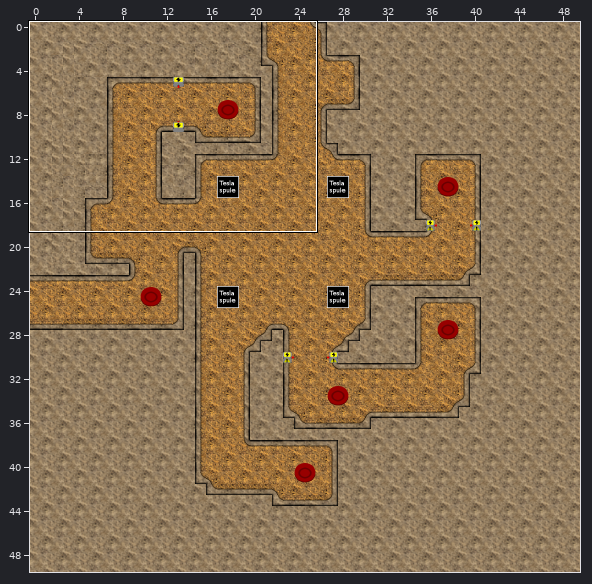
Tiled map: assets/test.tmx. Above: a wide view before the commit, with the close-up outlined.
Close-up. As it was:
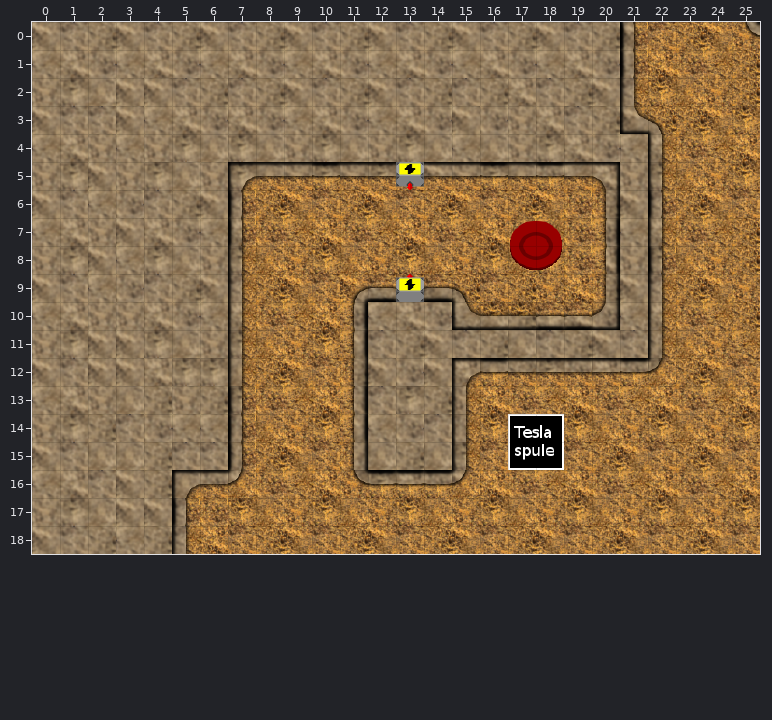
Cells are 32x32 px. Shown: x 0..25, y 0..18. The commit also changed other parts of the map, which this record leaves out.
And afterwards:
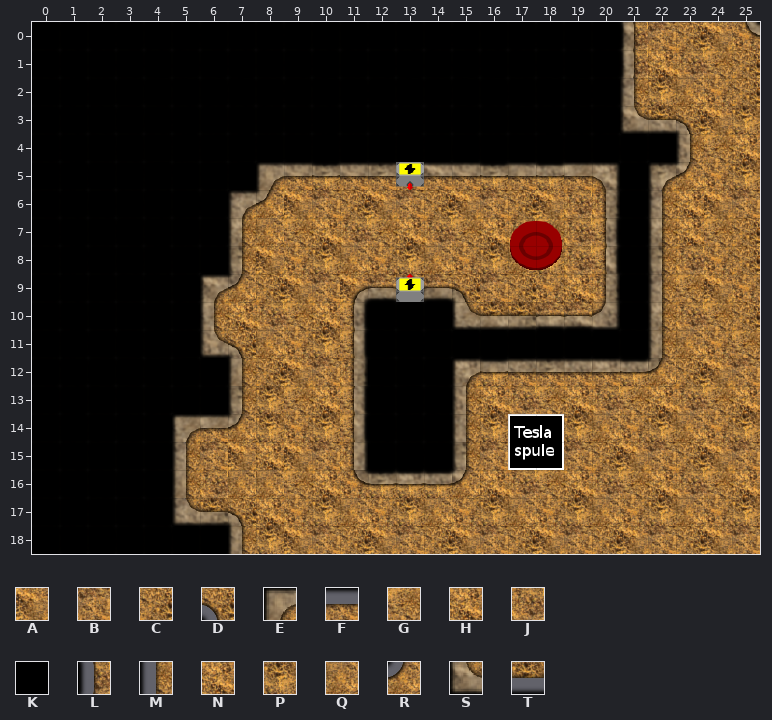
Key: from "tilemap": A 132, B 133, C 134, D 137, E 138, F 139, G 164, H 165, J 166, K 168, L 169, M 170, N 171, P 197, Q 198, R 201, S 202, T 203.
_ is an empty cell.
See-through tiles are keyed as they look on the map.
Difference:
{"where": "layer \"ground-deco\""}
{"y":0,"x":0,"old":"_____________________","new":"KKKKKKKKKKKKKKKKKKKKK"}
{"y":1,"x":0,"old":"_____________________","new":"KKKKKKKKKKKKKKKKKKKKK"}
{"y":2,"x":0,"old":"_____________________","new":"KKKKKKKKKKKKKKKKKKKKK"}
{"y":3,"x":0,"old":"_____________________","new":"KKKKKKKKKKKKKKKKKKKKK"}
{"y":3,"x":22,"old":"DC","new":"TD"}
{"y":4,"x":0,"old":"______________________MJ","new":"KKKKKKKKKKKKKKKKKKKKKKKM"}
{"y":5,"x":0,"old":"_______EF","new":"KKKKKKKKE"}
{"y":5,"x":21,"old":"_MQ","new":"KER"}
{"y":6,"x":0,"old":"_______LC","new":"KKKKKKKER"}
{"y":6,"x":21,"old":"_LC","new":"KMN"}
{"y":7,"x":0,"old":"_______LJ","new":"KKKKKKKMQ"}
{"y":7,"x":21,"old":"_","new":"K"}
{"y":7,"x":23,"old":"J","new":"H"}
{"y":8,"x":0,"old":"_______","new":"KKKKKKK"}
{"y":8,"x":8,"old":"Q","new":"A"}
{"y":8,"x":21,"old":"_LQ","new":"KMJ"}
{"y":9,"x":0,"old":"_______M","new":"KKKKKKER"}
{"y":9,"x":21,"old":"_","new":"K"}
{"y":9,"x":23,"old":"C","new":"G"}
{"y":10,"x":0,"old":"_______M","new":"KKKKKKMN"}
{"y":10,"x":12,"old":"___","new":"KKK"}
{"y":10,"x":21,"old":"_","new":"K"}
{"y":11,"x":0,"old":"_______M","new":"KKKKKKSD"}
{"y":11,"x":12,"old":"__________","new":"KKKKKKKKKK"}
{"y":12,"x":0,"old":"_______","new":"KKKKKKK"}
{"y":12,"x":12,"old":"___","new":"KKK"}
{"y":13,"x":0,"old":"_______LJ","new":"KKKKKKKMP"}
{"y":13,"x":12,"old":"___","new":"KKK"}
{"y":14,"x":0,"old":"_______LQ","new":"KKKKKEFRP"}
{"y":14,"x":12,"old":"___","new":"KKK"}
{"y":15,"x":0,"old":"_______LC","new":"KKKKKMBAH"}
{"y":15,"x":12,"old":"___","new":"KKK"}
{"y":16,"x":0,"old":"_____EFRJ","new":"KKKKKMJQQ"}
{"y":17,"x":0,"old":"_____LJPQ","new":"KKKKKSTDH"}
{"y":18,"x":0,"old":"_____MNBC","new":"KKKKKKKMP"}
{"label":"changed","picture_box":[32,22,704,554]}
